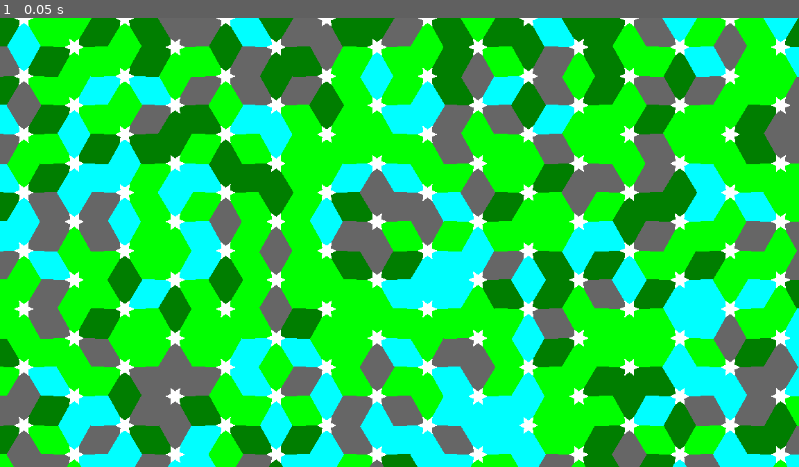
Above: before the commit, frame 1.
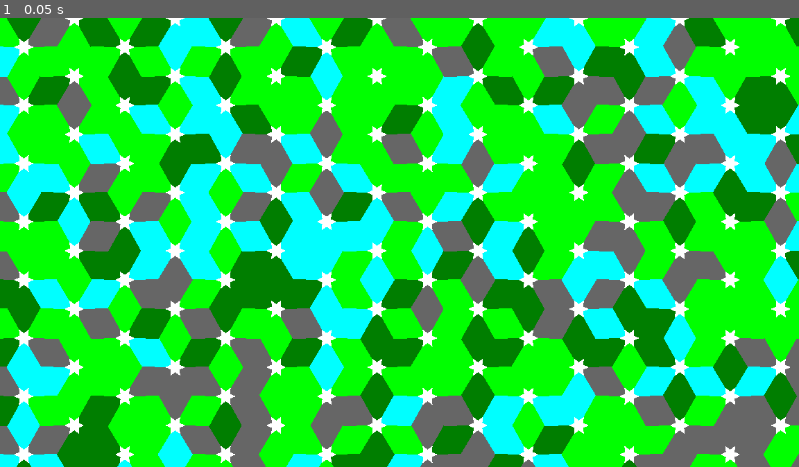
Above: after the commit, the same moment.

Repository: Cy13eruna/VyV
Game: Godot game, scene res://scenes/hex_grid_scene.tscn
Same seed, same stepped clock (60 frames per second), same inputs: the game is played once before the commit and once after it.
Inputs:
- Up to frame 1 (0.05 s): no input

The runs differ from the first frame. In frame 1, 75% of the frame differs, in the area x 0-100%, y 0-100%.

Commit message:
FEATURE: Apply 60-degree global rotation to entire grid system

Diff:
--- a/SKETCH/scripts/hex_grid.gd
+++ b/SKETCH/scripts/hex_grid.gd
@@ -26,7 +26,9 @@
 
 func _ready():
 	generate_hex_grid()
-	# Forçar reconstrução do cache após reversão da rotação
+	# Aplicar rotação de 60 graus a TUDO
+	apply_global_rotation(60.0)
+	# Forçar reconstrução do cache após rotação global
 	is_cache_built = false
 	build_cache()
 
@@ -326,4 +328,42 @@
 
 	return points
 
-# Função de rotação removida - não é mais necessária após reversão
+func apply_global_rotation(degrees: float):
+	# Aplicar rotação global a todos os elementos do grid
+	var rotation_angle = deg_to_rad(degrees)
+	var grid_center = get_grid_center()
+
+	# Rotacionar todas as posições dos hexágonos
+	for i in range(hex_positions.size()):
+		hex_positions[i] = rotate_point_around_center(hex_positions[i], grid_center, rotation_angle)
+
+	# Rotacionar todas as posições dos pontos/estrelas
+	for i in range(all_dots.size()):
+		all_dots[i] = rotate_point_around_center(all_dots[i], grid_center, rotation_angle)
+
+func get_grid_center() -> Vector2:
+	# Calcular centro do grid para rotação
+	if hex_positions.is_empty():
+		return Vector2.ZERO
+
+	var sum_pos = Vector2.ZERO
+	for pos in hex_positions:
+		sum_pos += pos
+	return sum_pos / hex_positions.size()
+
+func rotate_point_around_center(point: Vector2, center: Vector2, angle: float) -> Vector2:
+	# Rotacionar um ponto ao redor de um centro
+	var cos_angle = cos(angle)
+	var sin_angle = sin(angle)
+
+	# Transladar para origem
+	var translated = point - center
+
+	# Aplicar rotação
+	var rotated = Vector2(
+		translated.x * cos_angle - translated.y * sin_angle,
+		translated.x * sin_angle + translated.y * cos_angle
+	)
+
+	# Transladar de volta
+	return rotated + center
